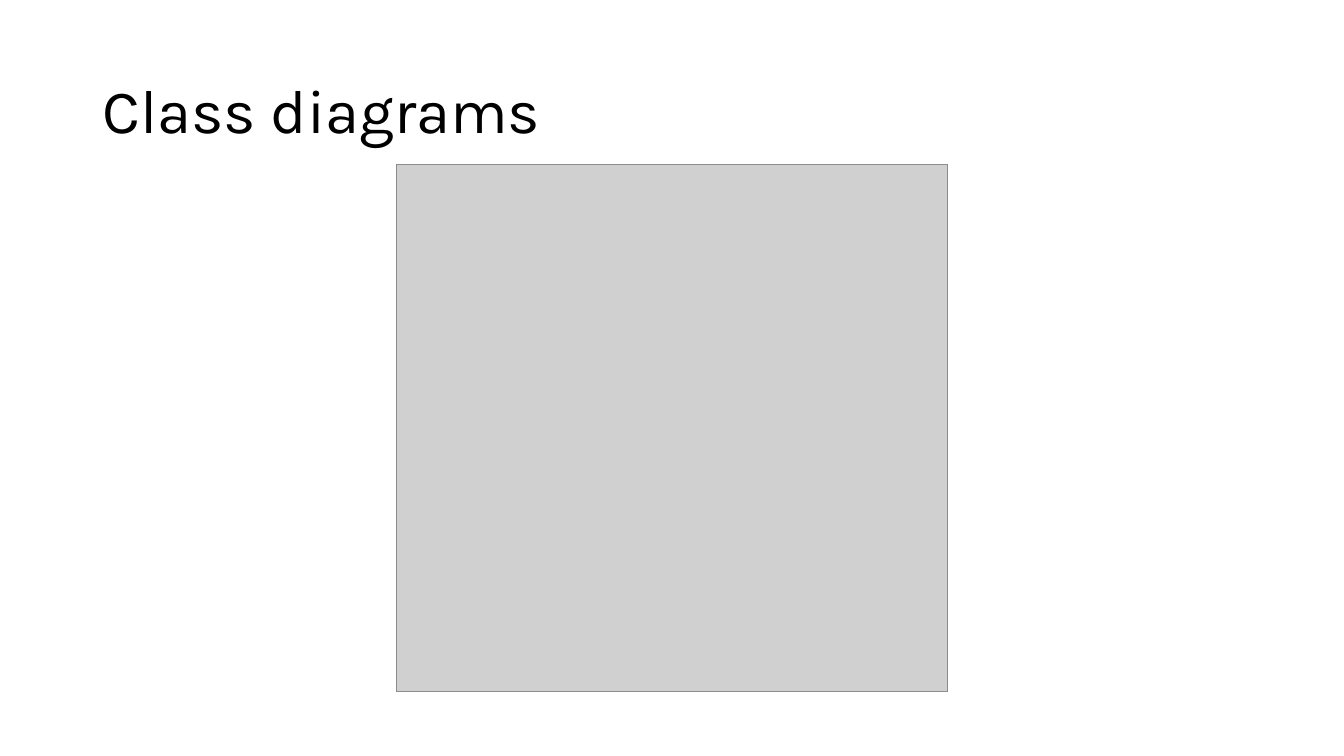
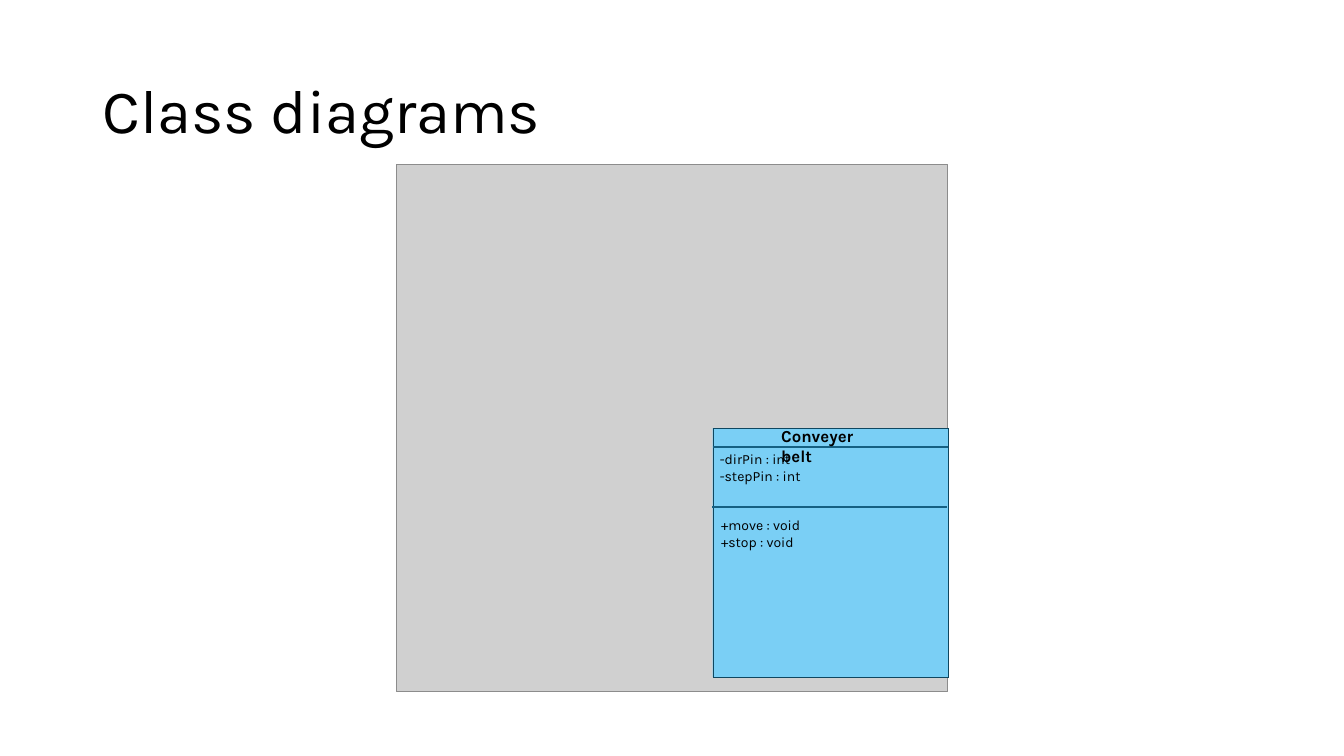
Before and after one commit to DavidGonzalez2399/SS2024_AES_Lab_A, a slide deck: slide 6 of Presentation/Presentation_slides.pptx. Drawn at 1344x756 pixels with LibreOffice and Linux fonts; fonts in the diff are those of the drawing; grey boxes stand for pictures. Boxes give left, top, right and bottom in pixels: in the first picture for what was removed or moved away, otherwise in the second. Text is boxed around its words. In the diff, an @@ line names an element or a change of style, - is before the commit and + after.

Commit message:
Added conveyor belt class diagram

```diff
--- a/Presentation/Presentation_slides.pptx
+++ b/Presentation/Presentation_slides.pptx
@@ rectangle added at <box>713,429,948,678</box>, fill #7ACFF5, outline #104760 0.25 pt @@
@@ line added from (713, 448) to (948, 448), #156082 1.5 pt @@
@@ text added at <box>781,427,853,464</box>, 12 pt, text #000000, bold @@
+Conveyer belt
@@ text added at <box>720,451,801,485</box>, 10 pt, text #000000 @@
+-dirPin : int
+-stepPin : int
@@ line added from (712, 507) to (947, 507), #156082 1.5 pt @@
@@ text added at <box>721,520,800,551</box>, 10 pt, text #000000 @@
++move : void
++stop : void
```
